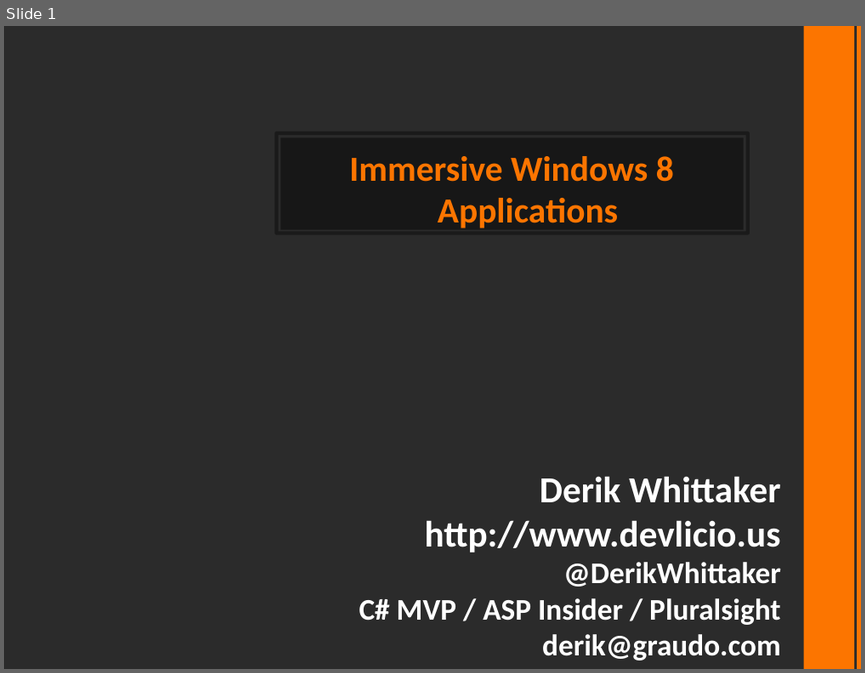
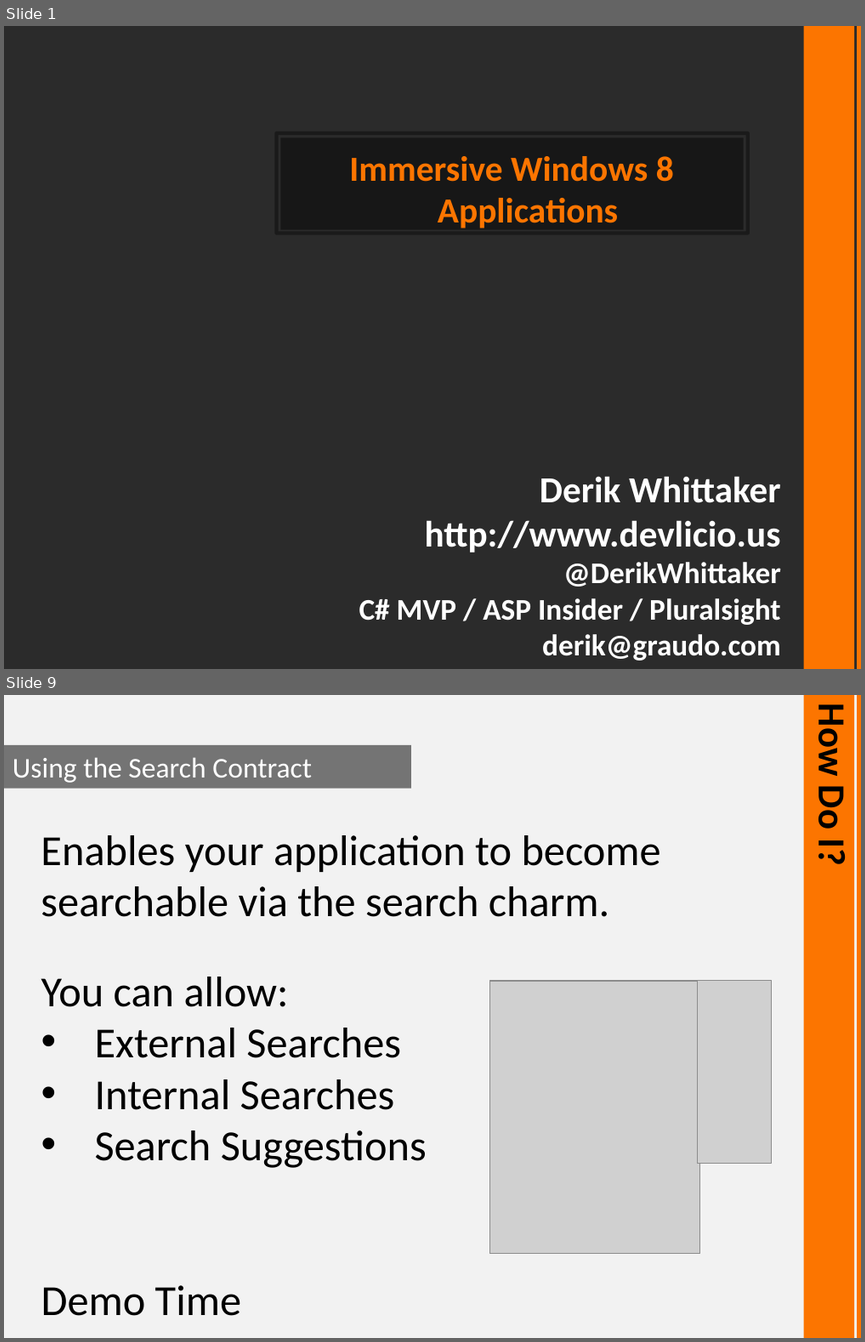
Before and after one commit to derikwhittaker/Demo.CodeContracts, a slide deck: Demo.CodeContracts.pptx. Shown one above the other, each under a label of ours: slide 1 before the commit, slides 1 and 9 after it; the slides between them are not shown. The pictures are 865x673 and 865x1342 pixels, drawn with LibreOffice and Linux fonts; fonts in the diff are those of the drawing; grey boxes stand for pictures; background and template pictures are left out; a plain dark background stands for a picture behind light text. Boxes give left, top, right and bottom in pixels: in the first picture for what was removed or moved away, otherwise in the second. Text is boxed around its words. In the diff, an @@ line names an element or a change of style, - is before the commit and + after.

Commit message:
Search Setup

```diff
--- a/Demo.CodeContracts.pptx
+++ b/Demo.CodeContracts.pptx
@@ slide 9 added at [4, 695, 861, 1338], background #F2F2F2; not listed: 2 template elements that a slide beside it also shows @@
@@ text added at [808, 710, 855, 865], 32 pt, text #000000, bold @@
+How Do I?
@@ rectangle added at [4, 744, 411, 788], fill #0D0D0D at 55% opacity, 24 pt, text #FFFFFF @@
+Using the Search Contract
@@ text added at [41, 835, 661, 917], 36 pt, text #000000 @@
+Enables your application to become searchable via the search charm.
@@ text added at [41, 976, 426, 1315], 36 pt, text #000000 @@
+You can allow:
+• External Searches
+• Internal Searches
+• Search Suggestions
+Demo Time
@@ picture added at [490, 981, 701, 1253] @@
@@ picture added at [697, 981, 771, 1162] @@
```
Also in this commit, not shown: 6 slides changed, 7 other slides added, 1 slide removed, 6 other files.
